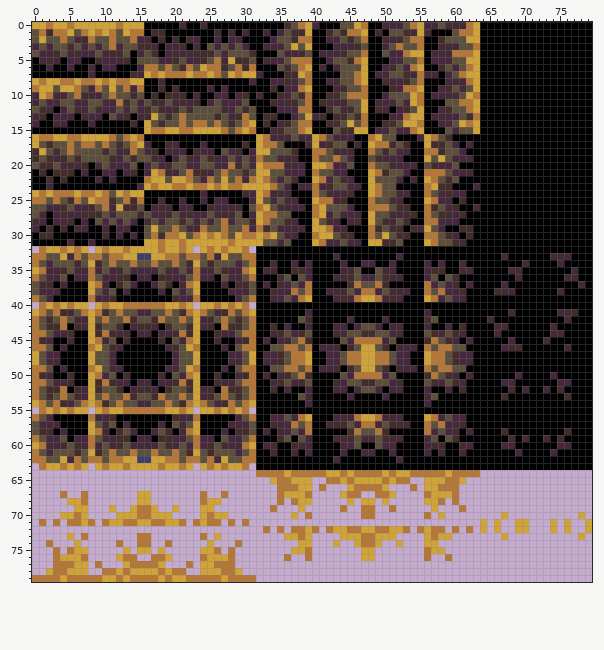
Edited in one commit: pixel-art file (graphics/.aseprite/tileset-forest-grass3.aseprite). The picture above is the old version.
80x80 pixels, 1 frame.
After the commit:
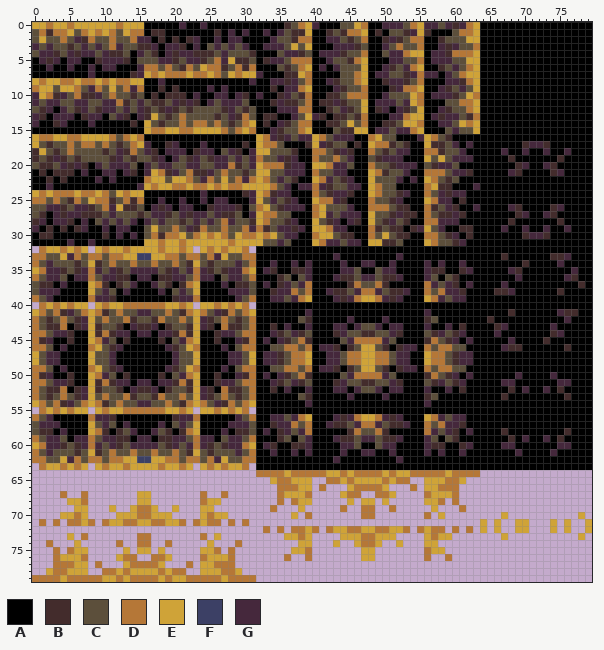
Palette (. is transparent): A #000000  B #432c2c  C #5c4f3b  D #b57737  E #cfa338  F #3c4065  G #45283c
Diff:
The author changed colour A to colour B in row 17 at x 70 and 73; in row 19 at x 68 and 75; in rows 20 to 21 at x 69 and 74; in rows 26 to 27 at x 69 and 74; in row 28 at x 68 and 75; in row 30 at x 70 and 73.
The author changed colour A to colour G in row 17 at x 71 to 72; in row 18 at x 67, 70, 73 and 76; in row 20 at x 70 and 73; in row 21 at x 68 and 75; in row 26 at x 68 and 75; in row 27 at x 70 and 73.
The author changed colour A to colour G in row 29 at x 67, 70, 73 and 76; in row 30 at x 71 to 72.
Pixel boxes of the changes (left, top, right, bottom) in both pictures:
changed: (501, 141, 571, 239)
